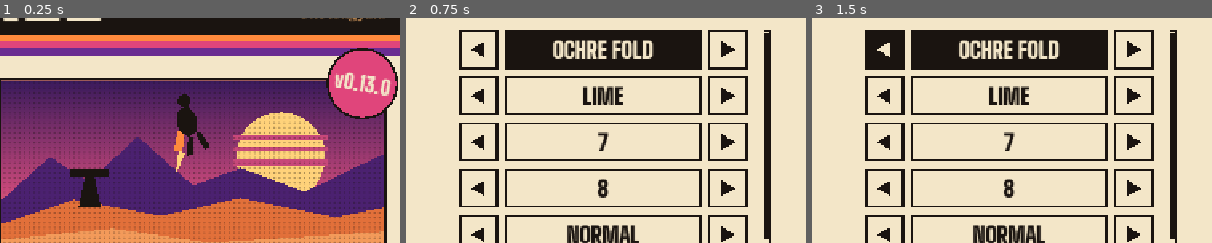
Above: before the commit, frames 1-3 (left to right).
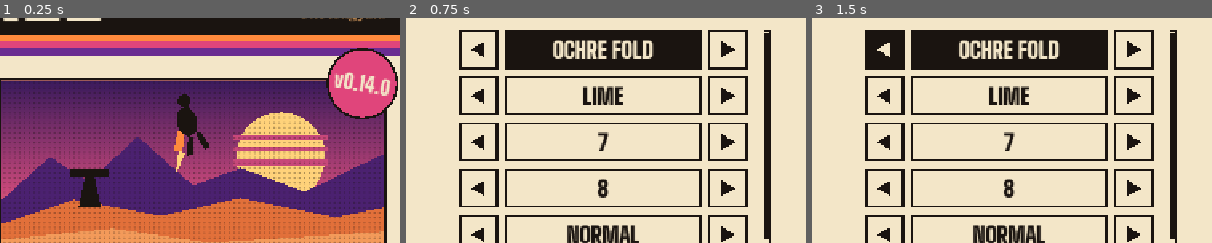
Above: after the commit, the same moments.

Repository: roge-rm/Vectorfall
Game: Godot game, scene res://scenes/menu.tscn
Same seed, same stepped clock (60 frames per second), same inputs: the game is played once before the commit and once after it.
Inputs (mouse positions are % of the whole screen's width and height, from its top left):
- Up to frame 1 (0.25 s): no input
- Up to frame 2 (0.75 s): click (24, 39) at 0.52 s
- Up to frame 3 (1.5 s): click (57, 27) at 1.27 s
The pictures show only the part of the screen within x 48-98%, y 20-70%; the shares and areas given below are measured in that part.

The runs differ from the first frame. In frame 1, 0.3% of the frame differs, in the area x 83-98%, y 24-35%; in frame 2, nothing differs; in frame 3, nothing differs.

Commit message:
Prepare Vectorfall 0.14.0

Diff:
--- a/project.godot
+++ b/project.godot
@@ -9,7 +9,7 @@
 run/main_scene="res://scenes/menu.tscn"
 config/features=PackedStringArray("4.7", "GL Compatibility")
 config/icon="res://art/icon.svg"
-config/version="0.13.0"
+config/version="0.14.0"
 boot_splash/bg_color=Color(0.1, 0.12, 0.2, 1)
 boot_splash/show_image=false
 config/quit_on_go_back=false
Not shown, changed: export_presets.cfg
